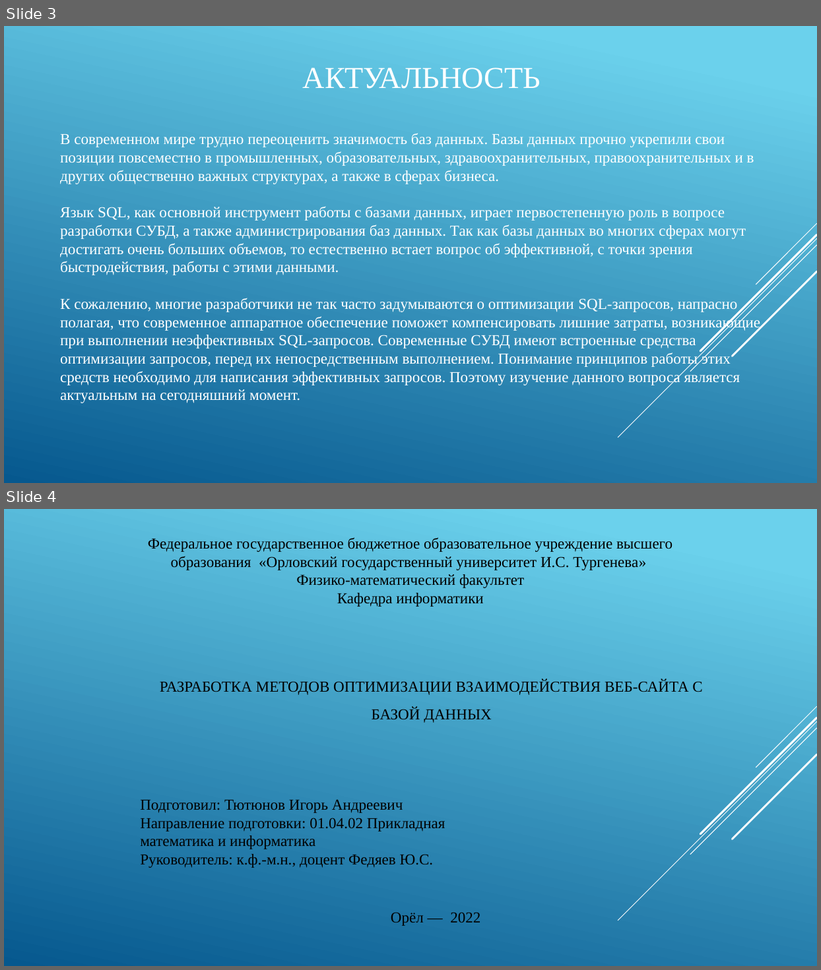
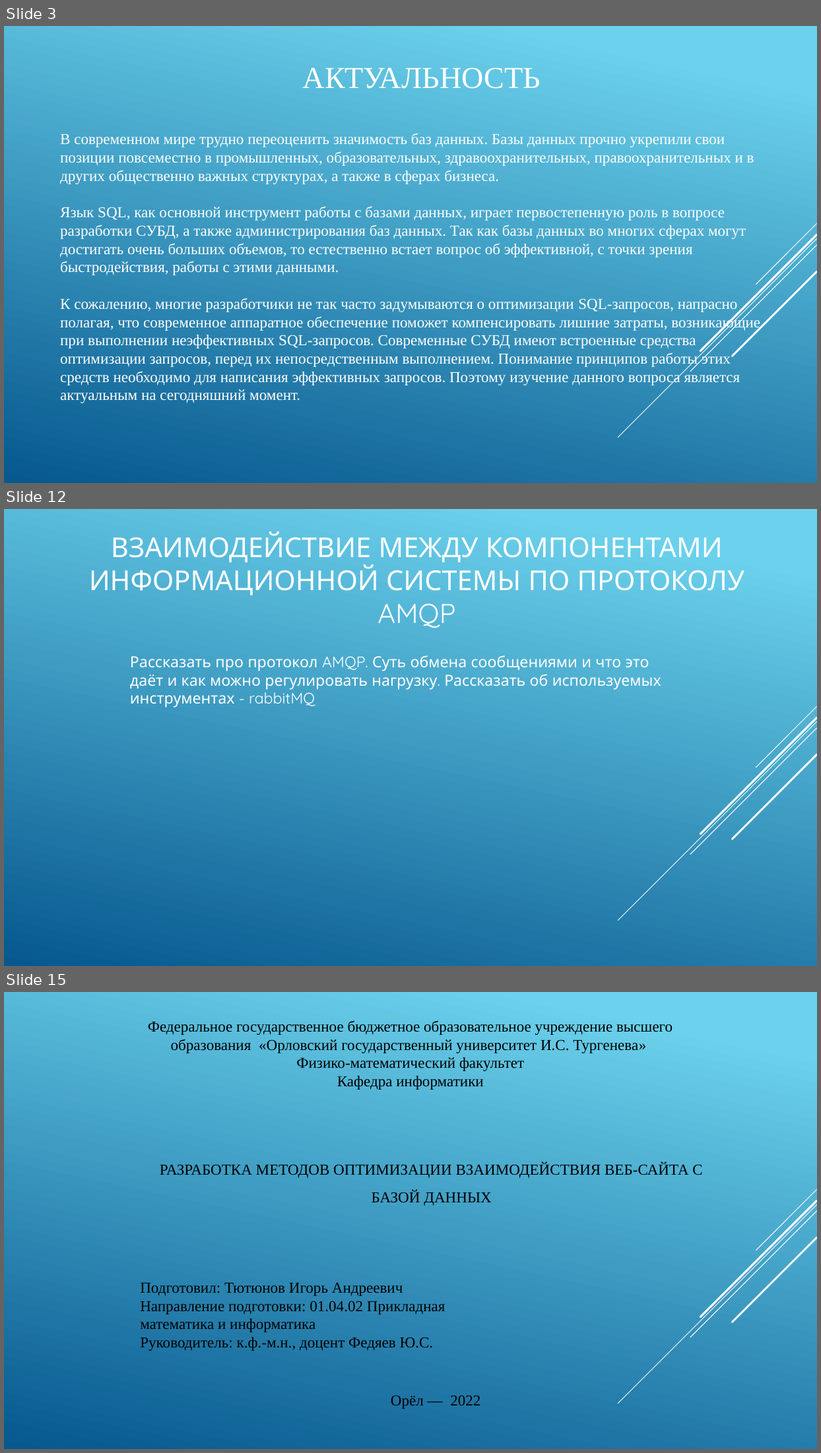
Before and after one commit to IgorTyutyunov/-, a slide deck: ВКР_5.pptx. Shown one above the other, each under a label of ours: slides 3 and 4 before the commit, slides 3, 12 and 15 after it; the slides between them are not shown. The pictures are 821x970 and 821x1453 pixels, drawn with LibreOffice and Linux fonts; fonts in the diff are those of the drawing. Boxes give left, top, right and bottom in pixels: in the first picture for what was removed or moved away, otherwise in the second. Text is boxed around its words. In the diff, an @@ line names an element or a change of style, - is before the commit and + after.

```diff
--- a/ВКР_5.pptx
+++ b/ВКР_5.pptx
@@ slide 12 added at <box>4,509,817,966</box>, background gradient #6ED2EB to #06588E; not listed: 5 template elements that a slide beside it also shows @@
@@ title added at <box>89,531,745,628</box>, 32.4 pt, text #FFFFFF @@
+ВЗАИМОДЕЙСТВИЕ МЕЖДУ КОМПОНЕНТАМИ ИНФОРМАЦИОННОЙ СИСТЕМЫ ПО ПРОТОКОЛУ AMQP
@@ text added at <box>130,656,661,708</box>, 18 pt, text #FFFFFF @@
+Рассказать про протокол AMQP. Суть обмена сообщениями и что это даёт и как можно регулировать нагрузку. Рассказать об используемых инструментах - rabbitMQ
@@ what was slide 4 is now slide 15 @@
```
Also in this commit, not shown: 10 other slides added, 1 other file.
